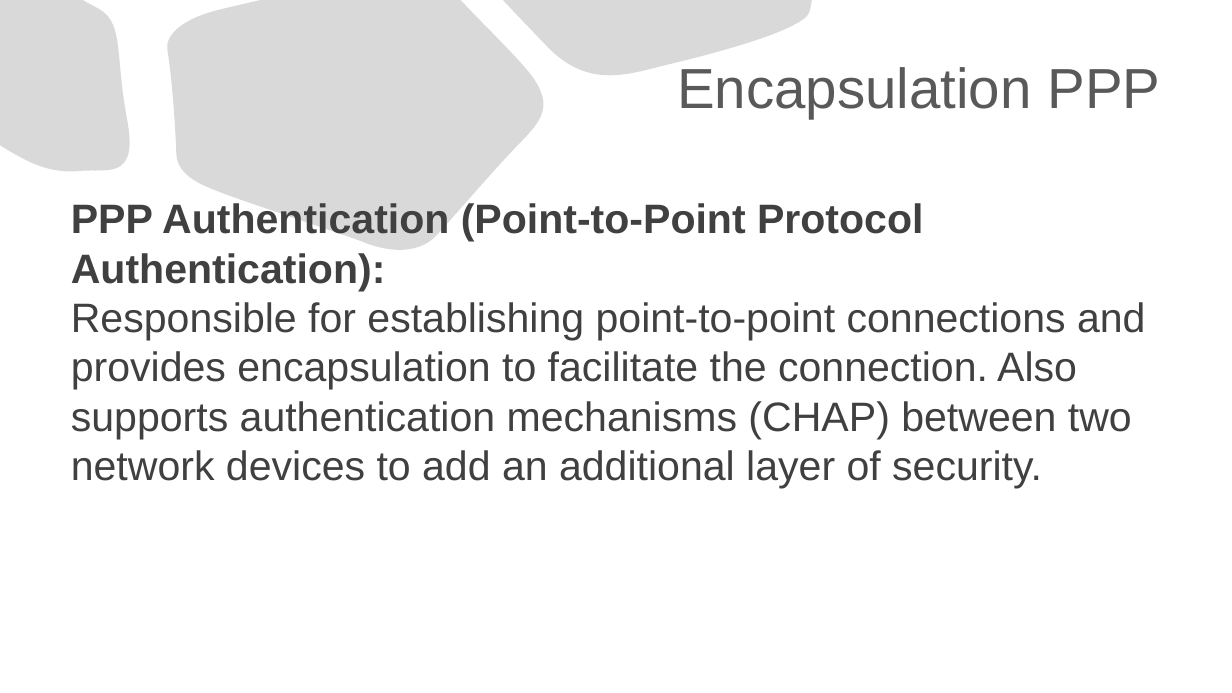
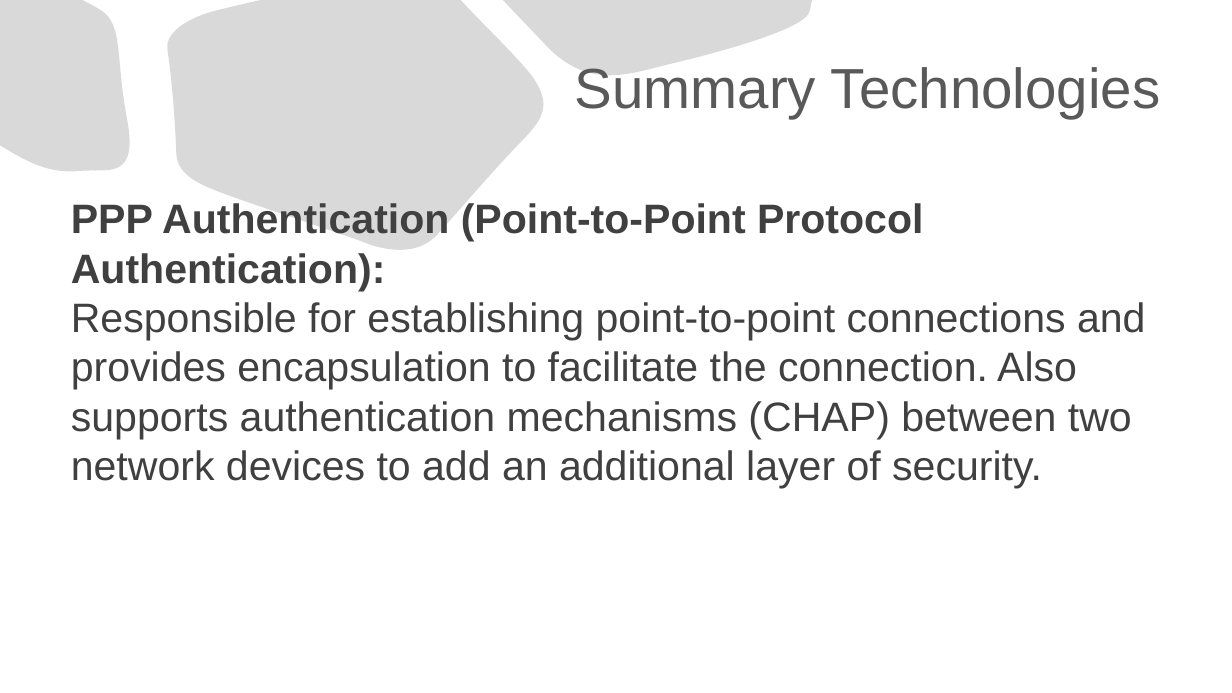
Before and after one commit to Advanced-Diploma-of-IT-Tel-Network-Eng/Assessments, a slide deck: slide 71 of TERM1-BLOCK1/2-ICTNWK541-Configure_Verify_Troubleshoot_WAN_links-IP_services/Assessmet_Task2/Task2/ICTNWK541 Assessment task.pptx (slide 67 before the commit). Drawn at 1232x693 pixels with LibreOffice and Linux fonts; fonts in the diff are those of the drawing. Boxes give left, top, right and bottom in pixels: in the first picture for what was removed or moved away, otherwise in the second. Text is boxed around its words. In the diff, an @@ line names an element or a change of style, - is before the commit and + after.

```diff
--- a/TERM1-BLOCK1/2-ICTNWK541-Configure_Verify_Troubleshoot_WAN_links-IP_services/Assessmet_Task2/Task2/ICTNWK541 Assessment task.pptx
+++ b/TERM1-BLOCK1/2-ICTNWK541-Configure_Verify_Troubleshoot_WAN_links-IP_services/Assessmet_Task2/Task2/ICTNWK541 Assessment task.pptx
@@ title at (575, 67, 1161, 118): text changed @@
-Encapsulation PPP
+Summary Technologies
```
Also in this commit, not shown: 7 other slides changed, 5 slides added, 6 other files.
